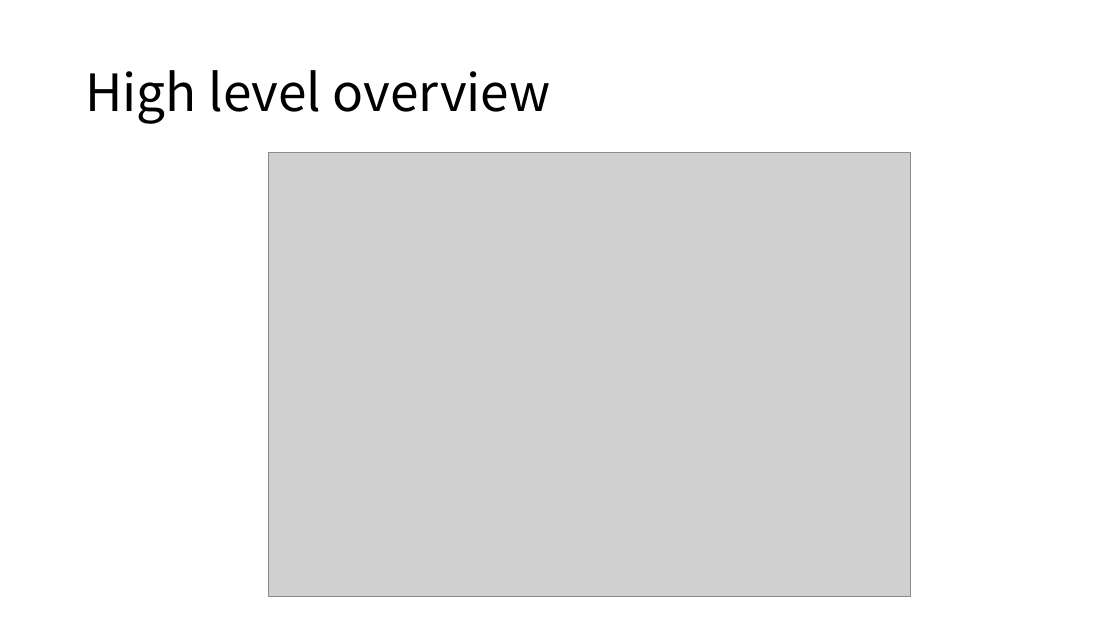
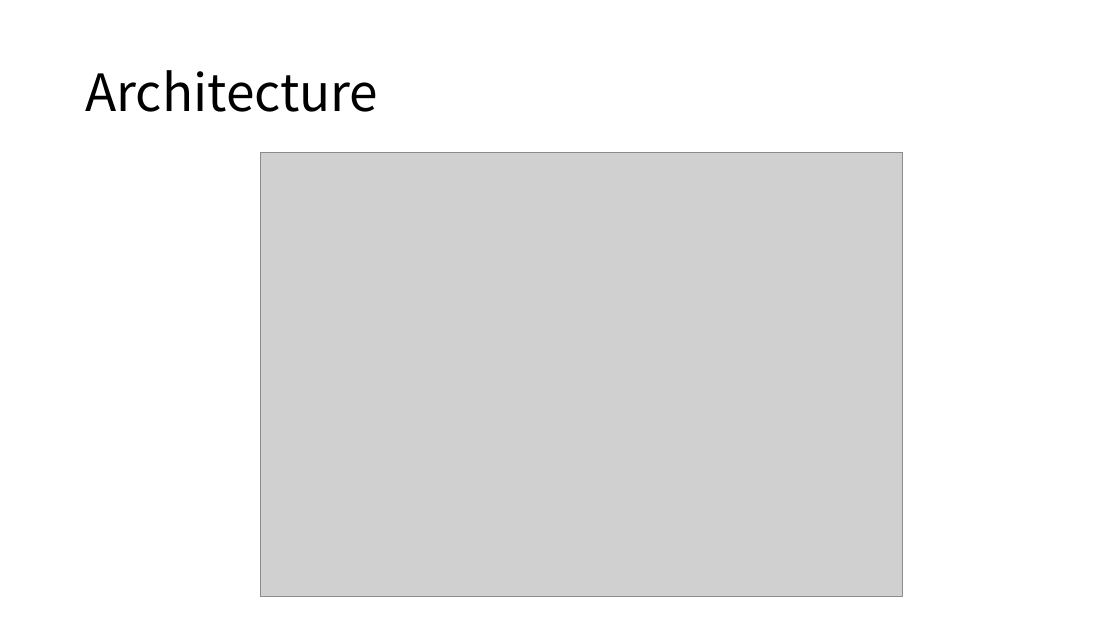
Before and after one commit to boycececil666gmailcom/webgpu-renderer, a slide deck: slide 3 of WebGPU Renderer.pptx. Drawn at 1120x630 pixels with LibreOffice and Linux fonts; fonts in the diff are those of the drawing; grey boxes stand for pictures. Boxes give left, top, right and bottom in pixels: in the first picture for what was removed or moved away, otherwise in the second. Text is boxed around its words. In the diff, an @@ line names an element or a change of style, - is before the commit and + after.

```diff
--- a/WebGPU Renderer.pptx
+++ b/WebGPU Renderer.pptx
@@ title at <box>85,70,378,112</box>: text changed @@
-High level overview
+Architecture
@@ picture: place and size @@
-picture at <box>268,153,911,597</box>
+picture at <box>260,153,903,597</box>
```
Also in this commit, not shown: 6 other slides changed, 8 other files.
